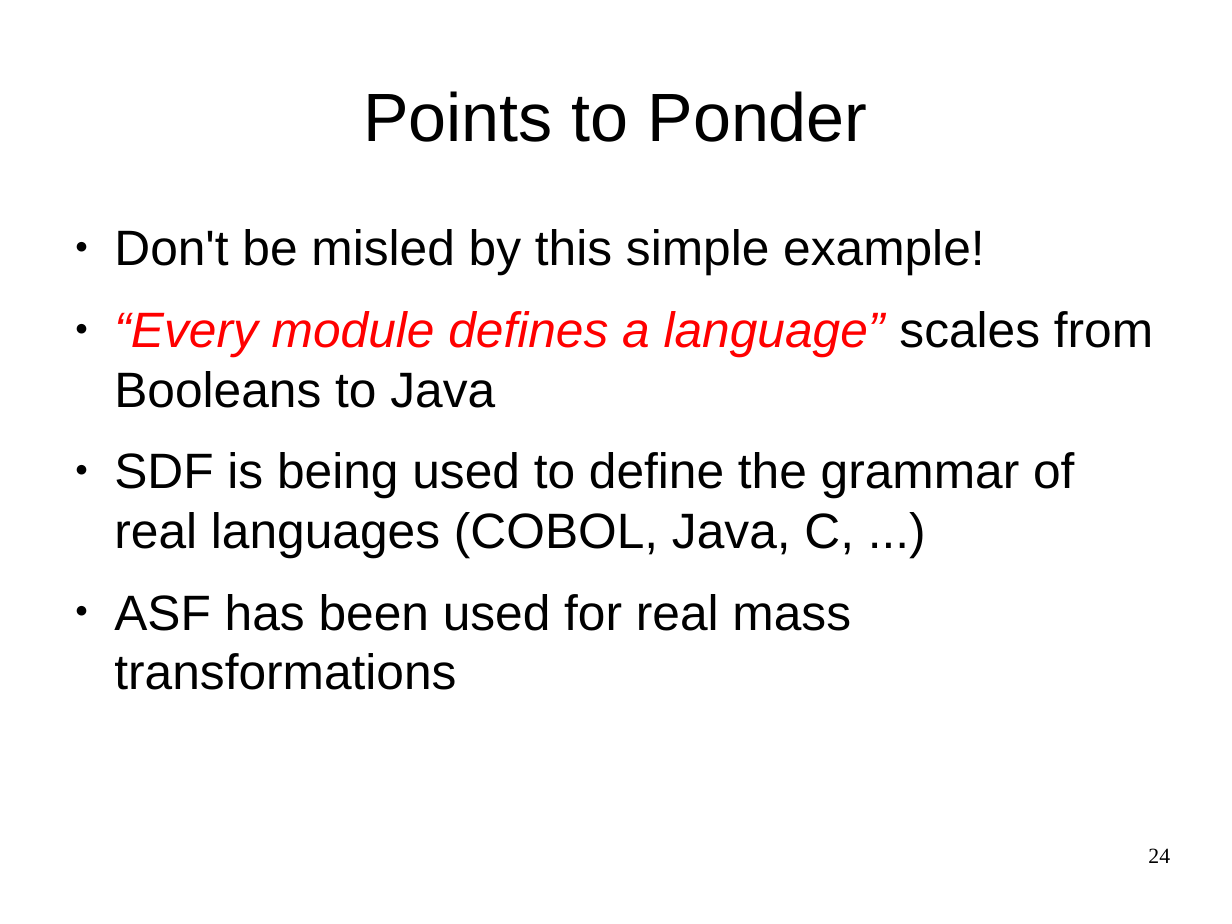
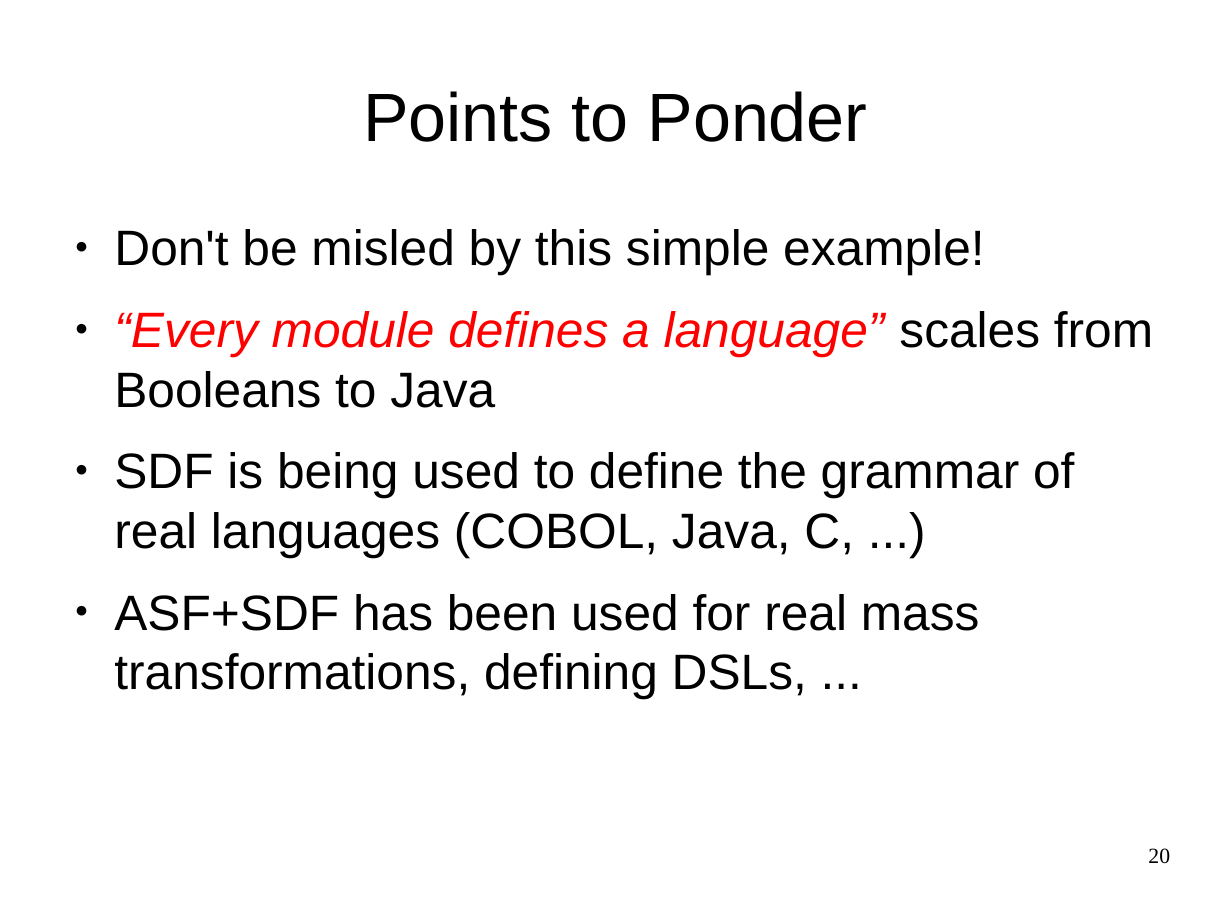
Before and after one commit to cwi-swat/meta-environment, a slide deck: slide 20 of meta-doc/analysis/rascal-slides/rascal-slides.odp (slide 24 before the commit). Drawn at 1232x924 pixels with LibreOffice and Linux fonts; fonts in the diff are those of the drawing; background and template pictures are left out. Boxes give left, top, right and bottom in pixels: in the first picture for what was removed or moved away, otherwise in the second. Text is boxed around its words. In the diff, an @@ line names an element or a change of style, - is before the commit and + after.

```diff
--- a/meta-doc/analysis/rascal-slides/rascal-slides.odp
+++ b/meta-doc/analysis/rascal-slides/rascal-slides.odp
@@ text at [114,594,980,699]: text changed @@
-● ASF has been used for real mass transformations
+● ASF+SDF has been used for real mass transformations, defining DSLs, ...
@@ page number at [1148,848,1170,864]: text changed @@
-24
+20
```
Also in this commit, not shown: 22 other slides changed, 21 slides added, 10 slides removed.
